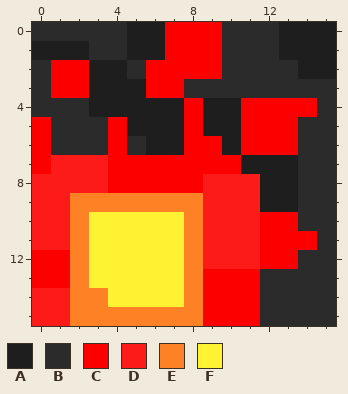
One commit to this pixel-art sprite: images/fireball1.png. That is the earlier state.
The file is 16x16 pixels.
Palette (. is transparent): A #1e1e1e  B #2b2b2b  C #fc0000  D #fc1b19  E #fe8126  F #fef233
Pixels before, first column x 0:
 0 BBBBBAACCCBBBAAA
 1 AAABBAACCCBBBAAA
 2 BCCAABCCCCBBBBAA
 3 BCCAAACCBBBBBBBB
 4 BBBAAAAACAACCCCB
 5 CBBBCAAACAACCCBB
 6 CBBBCBAACCACCCBB
 7 CDDDCCCCCCCAAABB
 8 DDDDCCCCCDDDAABB
 9 DDEEEEEEEDDDAABB
10 DDEFFFFFEDDDCCBB
11 DDEFFFFFEDDDCCCB
12 CCEFFFFFEDDDCCBB
13 CCEFFFFFECCCBBBB
14 DDEEFFFFECCCBBBB
15 DDEEEEEEECCCBBBB
After:
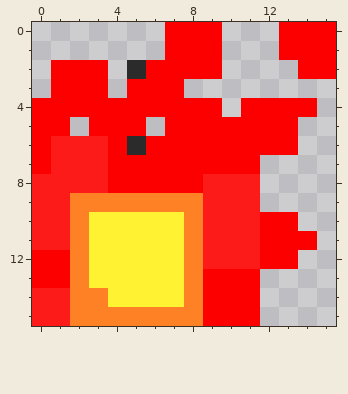
The commit says: added npc2.png and changed fireball to be more transparent
Diff:
The edit turns colour A into colour C in rows 0 to 1 at x 13 to 15; in row 2 at x 3 and 14 to 15; in row 3 at x 3 and 5; in row 4 at x 3 to 7 and 9; in row 5 at x 5, 7 and 9 to 10; in row 6 at x 6 to 7 and 10.
The edit turns colour A into colour C in row 7 at x 11.
The edit turns colour B into colour C in row 4 at x 0 to 2; in row 5 at x 1 and 3.
The edit turns colour B into colour D in row 6 at x 1 to 3.
Colour A is removed in row 0 at x 5 to 6; in row 1 at x 0 to 2 and 5 to 6; in rows 2 to 3 at x 4; in row 4 at x 10; in row 5 at x 6; in rows 7 to 9 at x 12 to 13.
Colour B is removed in row 0 at x 0 to 4 and 10 to 12; in row 1 at x 3 to 4 and 10 to 12; in row 2 at x 0 and 10 to 13; in row 3 at x 0 and 8 to 15; in row 4 at x 15; in row 5 at x 2 and 14 to 15.
Colour B is removed in rows 6 to 10 at x 14 to 15; in row 11 at x 15; in row 12 at x 14 to 15; in rows 13 to 15 at x 12 to 15.
Where, in picture pixels (left, top, right, bottom), the same in both pictures:
changed: (32, 22, 336, 326)
